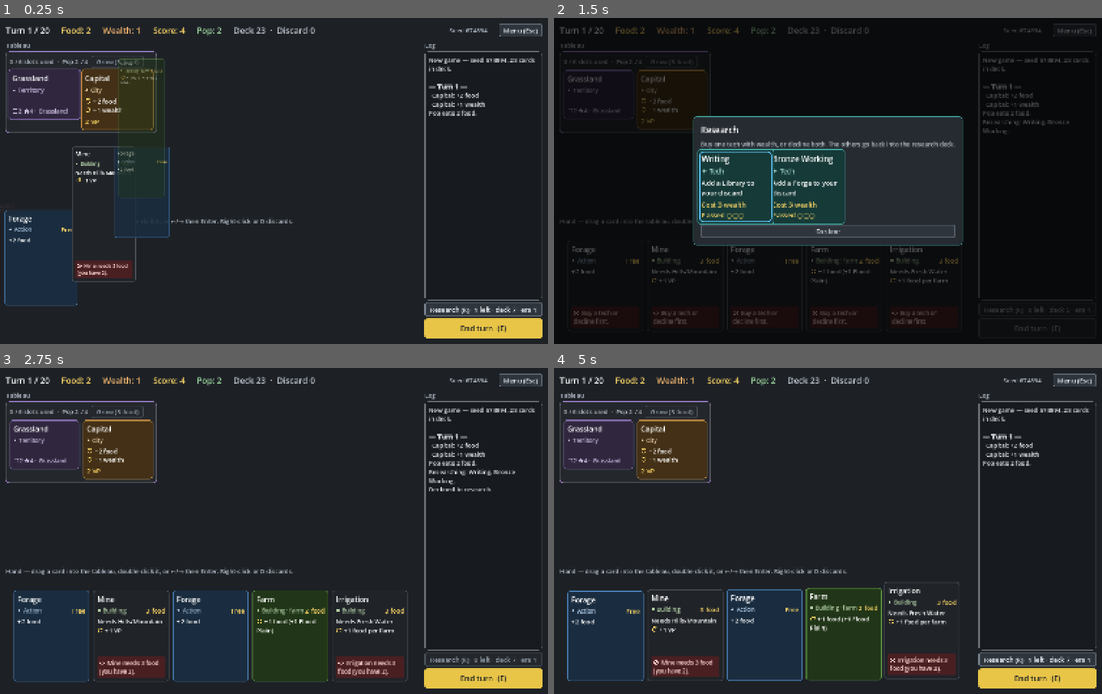
Above: before the commit, frames 1-4 (two rows, left to right).
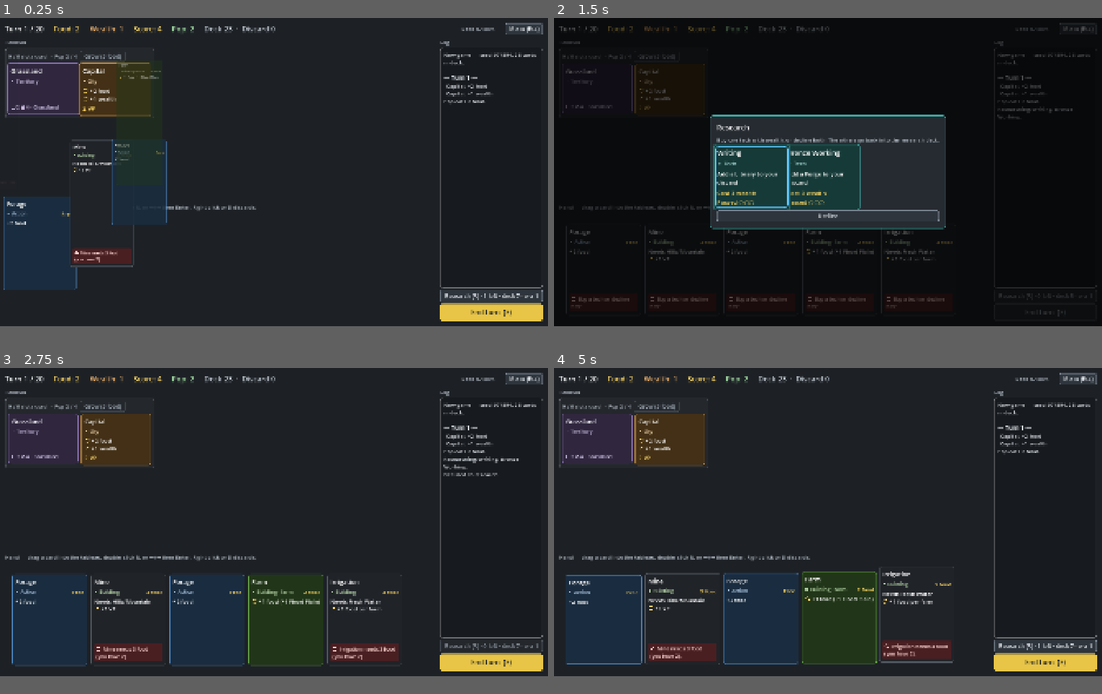
Above: after the commit, the same moments.

Repository: r888888888/4x-card-game
Game: Godot game, scene res://ui/main.tscn
Same seed, same stepped clock (60 frames per second), same inputs: the game is played once before the commit and once after it.
Inputs (mouse positions are in pixels of both pictures, inside the frame that each line leads up to):
- Up to frame 1 (0.25 s): no input
- Up to frame 2 (1.5 s): tap Enter (ui_accept) at 0.5 s; drag from (597, 96) to (882, 109) at 0.52 s; click "Research (R) · 1 left · deck …" at 1.25 s
- Up to frame 3 (2.75 s): click "Decline" at 2 s
- Up to frame 4 (5 s): click "End turn (E)" at 2.75 s; click "Menu (Esc)" at 3.5 s; click "Restart" at 4.25 s
In our replay, the window is 800x476 before the commit and 800x450 after it. These sizes can differ from the game's own. Grey fills any space a smaller window leaves; there, only what the larger window draws over its background counts as a difference.

The runs differ from the first frame. In frame 1, 11% of the frame differs, in the area x 0-100%, y 1-99%; in frame 2, 14%; in frame 3, 17%; in frame 4, 17%.

Commit message:
UI: 1920x1080 window and bigger cards for more text
Co-Authored-By: Claude Opus 5.5 <noreply@anthropic.com>

Diff:
--- a/project.godot
+++ b/project.godot
@@ -14,7 +14,7 @@
 
 [display]
 
-window/size/viewport_width=1680
-window/size/viewport_height=1000
+window/size/viewport_width=1920
+window/size/viewport_height=1080
 window/stretch/mode="canvas_items"
 window/stretch/aspect="expand"
--- a/ui/card_view.gd
+++ b/ui/card_view.gd
@@ -19,9 +19,9 @@
 	"territory": Color("8a6fb5"),
 	"tech": Color("3fa7a0"),
 }
-const HAND_SIZE := Vector2(232, 280)
-const TABLEAU_SIZE := Vector2(215, 150)
-const COMPACT_SIZE := Vector2(215, 90)  # a frontier territory: name and info only
+const HAND_SIZE := Vector2(264, 320)
+const TABLEAU_SIZE := Vector2(245, 175)
+const COMPACT_SIZE := Vector2(245, 95)  # a frontier territory: name and info only
 # A shape per type, so types can be told apart without colour. Drawn as icons (see Icons).
 const TYPE_MARKS := {
 	"action": "◆",
